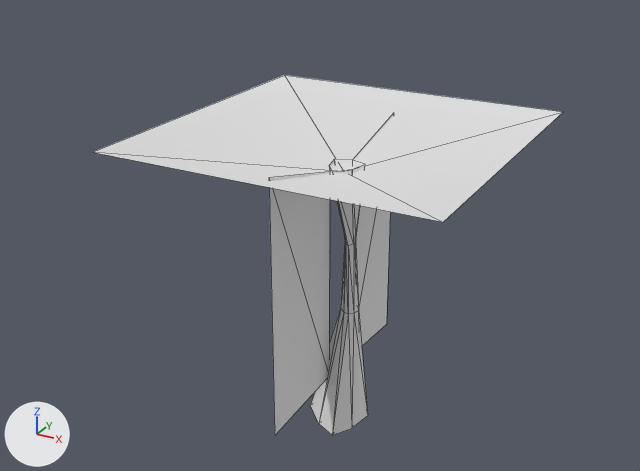
Renders of the glTF model data/models/geometry/mogarg02a.glb from each side of a commit.
The view is the same before and after, from a 50 mm lens placed at (67.1, -130.8, 94.0), pointed at (-4.5, -0.6, 28.9). Every picture has the same lights, and +X, +Y and +Z are marked at lower left. The first picture is the older version. Mesh edges are drawn as thin lines. Where no turn or scale is listed for an object, it has been applied to the vertices. Vertices at exactly the same position are counted once.

In view in the first picture: 'TRUNK'.
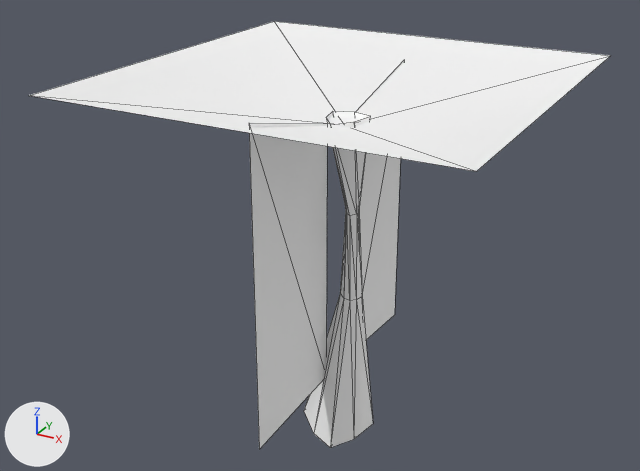
Location of each change, (x1, y1, x2, y2) in pixels of the pictures (640 x 471 px):
'TRUNK', reshaped, rescaled (85% narrower, 6% shorter): before (93, 75, 563, 435); after (304, 111, 373, 448)
'cube5', added: after (29, 21, 610, 171)
'obj1', added: after (249, 60, 404, 450)
part 1 of me_trunk, deleted: before (93, 75, 563, 222)
part 2 of me_trunk, deleted: before (353, 113, 394, 346)
part 3 of me_trunk, deleted: before (269, 171, 330, 435)
part 4 of me_trunk, recoloured: before (310, 159, 368, 435); after (304, 111, 373, 448)

What changed in the scene script:
```text
Add mat_motrnk01sm:
    mat_motrnk01sm = principled_material('motrnk01sm')
    mat_motrnk01sm.base_color = (1.0, 1.0, 1.0)  # white #ffffff
    mat_motrnk01sm.metallic = 0.1
    mat_motrnk01sm.roughness = 0.6
Add mat_movine02sm:
    mat_movine02sm = principled_material('movine02sm')
    mat_movine02sm.base_color = (1.0, 1.0, 1.0)  # white #ffffff
    mat_movine02sm.metallic = 0.1
    mat_movine02sm.roughness = 0.6
Add mat_moleaf02sm:
    mat_moleaf02sm = principled_material('moleaf02sm')
    mat_moleaf02sm.base_color = (1.0, 1.0, 1.0)  # white #ffffff
    mat_moleaf02sm.metallic = 0.1
    mat_moleaf02sm.roughness = 0.6
Change me_trunk:
    used by ob_trunk; location = (0.0, 0.0, 0.0)
    remove me_trunk.from_pydata(...)  # 43 vertices, 60 faces; spans x -29.9..29.9, y -29.9..29.9, z -7.2..49.3
    remove me_trunk.materials.append(mat_mat57bf6a11)  # white #e7e7e7
    remove me_trunk.materials.append(mat_mataba8034c)  # white #e7e7e7
    add me_trunk.from_pydata(...)  # 30 vertices, 52 faces; spans x -5.1..6.4, y -9.1..4.0, z -7.2..43.3
    me_trunk part 1: the loose piece of 5 vertices spanning x -29.9..29.9, y -29.9..29.9, z 41.9..49.3 is deleted
    me_trunk part 2: the loose piece of 4 vertices spanning x -0.1..0.0, y 3.5..20.6, z 1.2..47.3 is deleted
    me_trunk part 3: the loose piece of 4 vertices spanning x -0.3..-0.2, y -24.3..-4.6, z 1.5..48.5 is deleted
    me_trunk part 4: 52 faces spanning x -5.1..6.4, y -9.1..4.0, z -7.2..43.3 switch from mat_mata1ef81d1 (white #e7e7e7) to mat_motrnk01sm (white #ffffff)
Add me_obj1:
    me_obj1.from_pydata([(0.0, 24.7, 56.8), (-0.2, 4.2, 51.4), (-0.1, 4.3, 2.6), (0.0, 24.7, 1.5), (-0.2, -29.2, 58.2), (-0.4, -5.5, 51.9), (-0.3, -5.7, 2.9), (-0.3, -29.2, 1.7)], [], [(0, 2, 1), (0, 3, 2), (4, 6, 5), (4, 7, 6)])
    me_obj1.materials.append(mat_movine02sm)  # white #ffffff
Add me_cube5:
    me_cube5.from_pydata([(0.0, 0.0, 35.8), (-35.8, -35.8, 44.8), (-35.8, 35.8, 44.8), (35.8, 35.8, 44.8), (35.8, -35.8, 44.8)], [], [(0, 2, 1), (0, 4, 3), (2, 0, 3), (4, 0, 1)])
    me_cube5.materials.append(mat_moleaf02sm)  # white #ffffff
Change ob_trunk:
    ob_trunk.scale: (1.0, 1.0, 1.0) -> (1.2, 1.2, 1.2)
Add ob_obj1:
    ob_obj1 = bpy.data.objects.new('obj1', me_obj1)
    ob_obj1.location = (0.0, 0.0, 0.0)
Add ob_cube5:
    ob_cube5 = bpy.data.objects.new('cube5', me_cube5)
    ob_cube5.location = (0.0, 0.0, 14.4)
```
